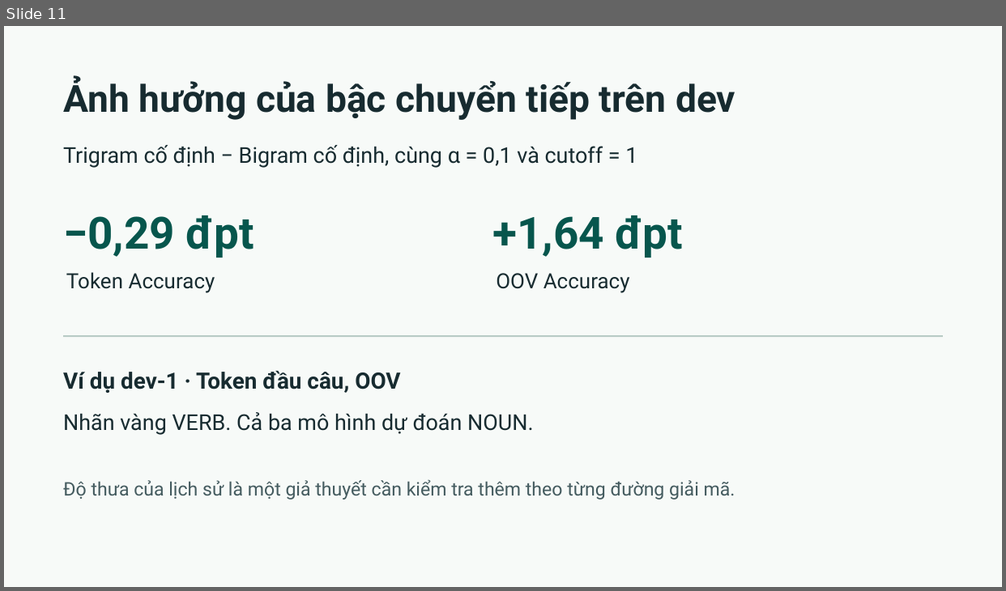
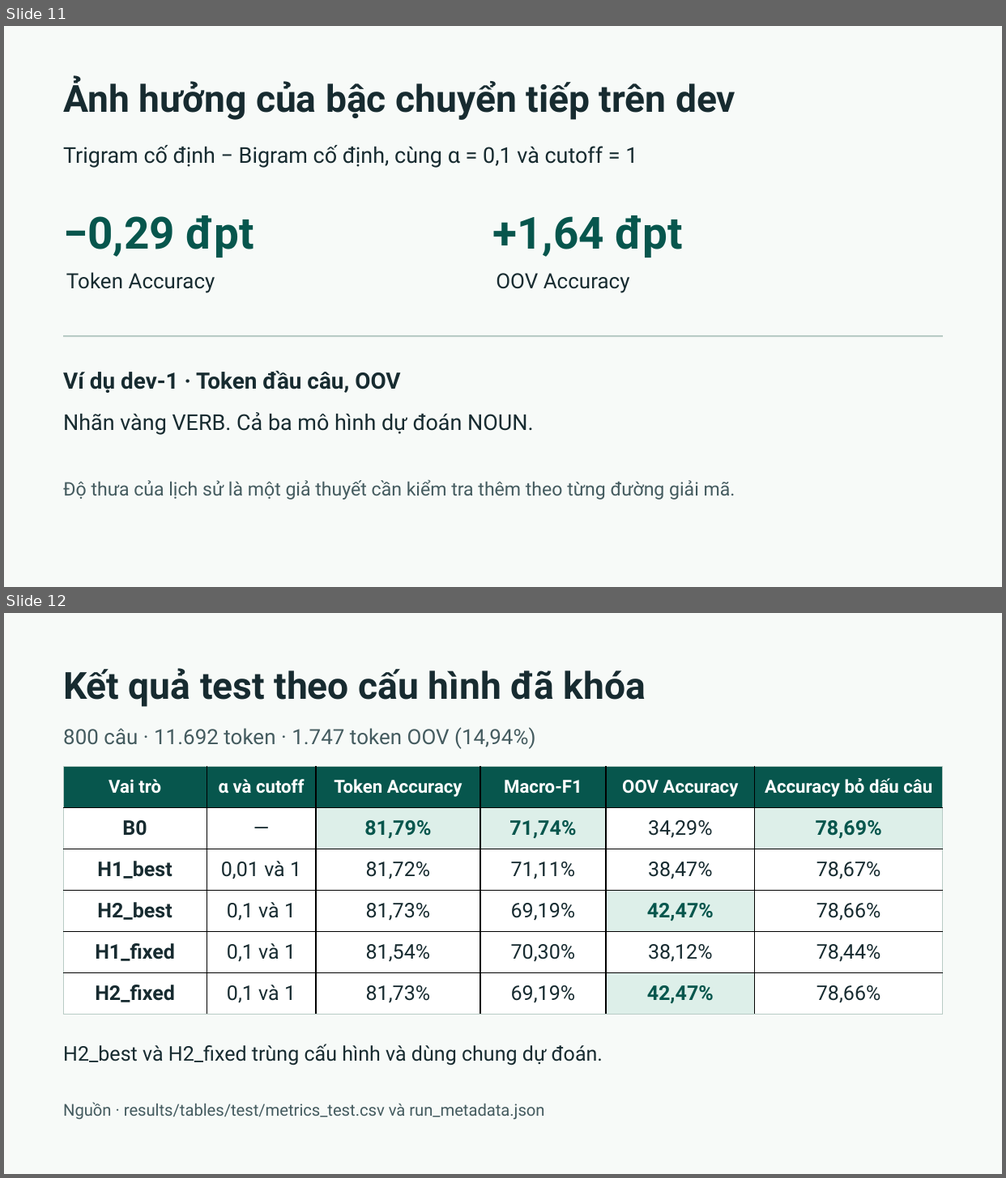
Before and after one commit to PhamHoagn/Vietnamese-POS-Tagging-HMM, a slide deck: slides/NLP_POS_NHOM.pptx. Shown one above the other, each under a label of ours: slide 11 before the commit, slides 11 and 12 after it. The pictures are 1006x591 and 1006x1178 pixels, drawn with LibreOffice and Linux fonts; fonts in the diff are those of the drawing. Boxes give left, top, right and bottom in pixels: in the first picture for what was removed or moved away, otherwise in the second. Text is boxed around its words. In the diff, an @@ line names an element or a change of style, - is before the commit and + after.

Commit message:
Chốt slide và hướng dẫn tái lập kết quả Test

```diff
--- a/slides/NLP_POS_NHOM.pptx
+++ b/slides/NLP_POS_NHOM.pptx
@@ slide 12 added at [4, 613, 1002, 1174], background #F7FAF8 @@
@@ text added at [63, 668, 646, 707], 36 pt, text #172B30, bold @@
+Kết quả test theo cấu hình đã khóa
@@ text added at [63, 727, 535, 749], 20.2 pt, text #445B5F @@
+800 câu · 11.692 token · 1.747 token OOV (14,94%)
@@ table added at [63, 766, 944, 1014], 6 rows, 6 columns @@
+Vai trò | α và cutoff | Token Accuracy | Macro-F1 | OOV Accuracy | Accuracy bỏ dấu câu
+B0 | — | 81,79% | 71,74% | 34,29% | 78,69%
+H1_best | 0,01 và 1 | 81,72% | 71,11% | 38,47% | 78,67%
+H2_best | 0,1 và 1 | 81,73% | 69,19% | 42,47% | 78,66%
+H1_fixed | 0,1 và 1 | 81,54% | 70,30% | 38,12% | 78,44%
+H2_fixed | 0,1 và 1 | 81,73% | 69,19% | 42,47% | 78,66%
@@ text added at [63, 1044, 603, 1066], 19.5 pt, text #172B30 @@
+H2_best và H2_fixed trùng cấu hình và dùng chung dự đoán.
@@ text added at [63, 1102, 544, 1120], 15.8 pt, text #445B5F @@
+Nguồn · results/tables/test/metrics_test.csv và run_metadata.json
```
Also in this commit, not shown: 2 other slides added, 1 slide removed, 4 other files.
